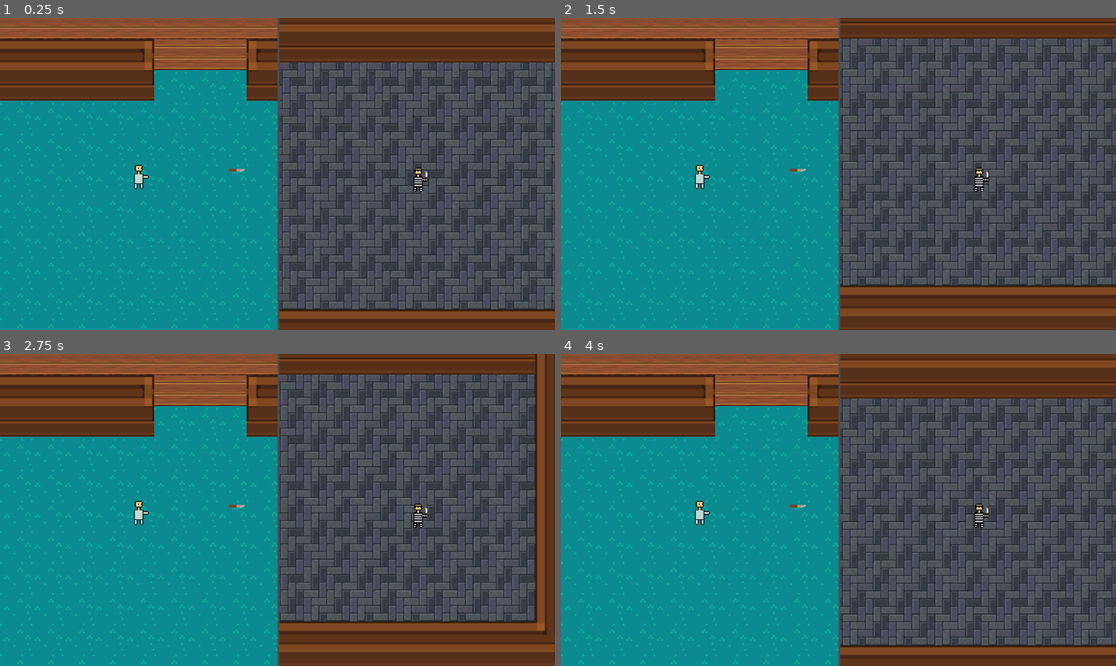
Above: before the commit, frames 1-4 (two rows, left to right).
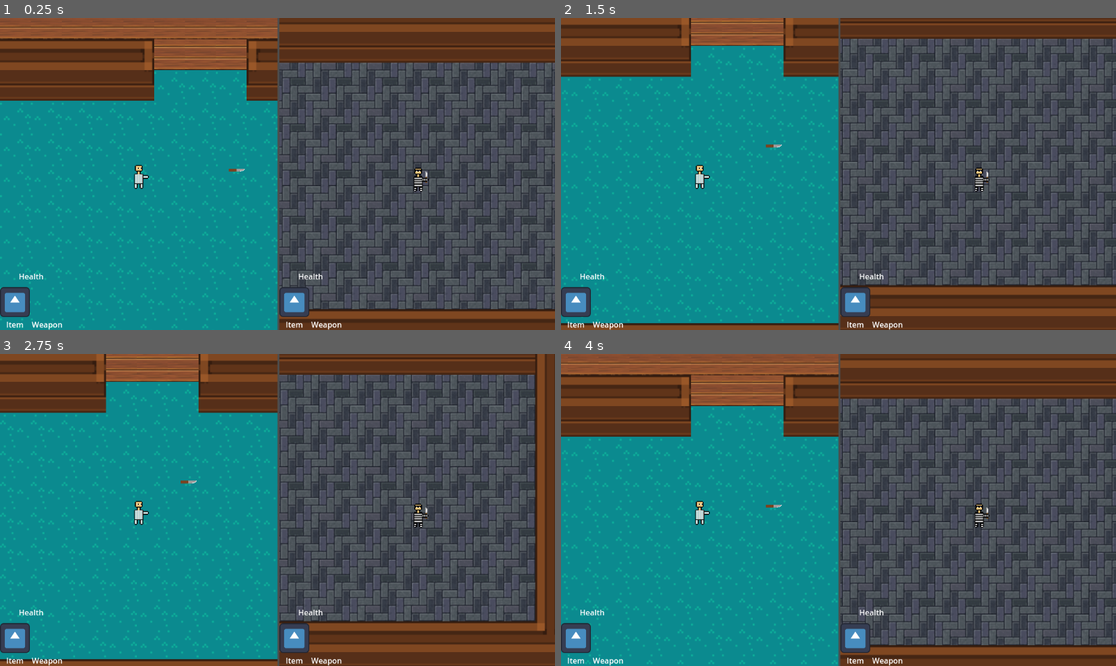
Above: after the commit, the same moments.

Repository: Quillen09/Burgle-Buddies
Game: Godot game, scene res://Scenes/camera control.tscn
The game is run twice, just before and just after one commit, with the same random seed, the same clock (stepped at 60 frames per second) and the same inputs. The engine's default icon, where the game draws it, is replaced by a stand-in: a white triangle on a blue panel in a dark square.
Inputs:
- Up to frame 1 (0.25 s): no input
- Up to frame 2 (1.5 s): tap Enter at 0.5 s; hold Right (burg_right) 0.53-1.28 s; hold E (interact) 0.53-1.28 s; tap Space at 1.25 s; hold Down (burg_down) from 1.28 s (still down); tap E (interact) at 1.35 s
- Up to frame 3 (2.75 s): tap Enter at 2 s; release Down (burg_down) at 2.03 s; hold Right (burg_right) from 2.03 s (still down); hold E (interact) from 2.03 s (still down)
- Up to frame 4 (4 s): tap Space at 2.75 s; release Right (burg_right) at 2.78 s; release E (interact) at 2.78 s; hold Up (burg_up) 2.78-3.53 s; tap E (interact) at 2.85 s; tap Enter at 3.5 s; hold Left (burg_left) from 3.53 s (still down); hold E (interact) from 3.53 s (still down)

The runs differ from the first frame. In frame 1, 1.2% of the frame differs, in the area x 0-62%, y 81-100%; in frame 2, 12%; in frame 3, 13%, in the area x 0-62%, y 0-100%; in frame 4, 5.3%.

Commit message:
Add UI update on knife pickup

Diff:
--- a/BurgleBuddies/Scenes/burglar.tscn
+++ b/BurgleBuddies/Scenes/burglar.tscn
@@ -1,7 +1,7 @@
-[gd_scene load_steps=4 format=3 uid="uid://ynyrm0l786is"]
+[gd_scene load_steps=4 format=3 uid="uid://cyexapy6fdfus"]
 
 [ext_resource type="Script" path="res://Scripts/burglar.gd" id="1_u1y21"]
-[ext_resource type="Texture2D" uid="uid://cxij2kpxb7xx5" path="res://Scenes/1740675768571.png" id="2_ur554"]
+[ext_resource type="Texture2D" uid="uid://cxij2kpxb7xx5" path="res://Assets/1740675768571.png" id="2_ur554"]
 
 [sub_resource type="RectangleShape2D" id="RectangleShape2D_3rbjr"]
 size = Vector2(38, 99)
--- a/BurgleBuddies/Scenes/camera control.tscn
+++ b/BurgleBuddies/Scenes/camera control.tscn
@@ -1,7 +1,8 @@
-[gd_scene load_steps=3 format=3 uid="uid://dd4wy0j0um7q7"]
+[gd_scene load_steps=4 format=3 uid="uid://w3hw52hqmvre"]
 
-[ext_resource type="Script" path="res://Scenes/camera_control.gd" id="1_1ul02"]
+[ext_resource type="Script" path="res://Scripts/camera_control.gd" id="1_1ul02"]
 [ext_resource type="PackedScene" uid="uid://0rtqamf1k7au" path="res://Scenes/main.tscn" id="2_v375j"]
+[ext_resource type="PackedScene" uid="uid://bd1fl2npkt4rd" path="res://Scenes/player_hud.tscn" id="3_r34hy"]
 
 [node name="CameraControl" type="Node"]
 script = ExtResource("1_1ul02")
@@ -26,6 +27,8 @@
 
 [node name="Camera2D" type="Camera2D" parent="HBoxContainer/SubViewportContainer/SubViewport"]
 
+[node name="ResidentHud" parent="HBoxContainer/SubViewportContainer/SubViewport" instance=ExtResource("3_r34hy")]
+
 [node name="SubViewportContainer2" type="SubViewportContainer" parent="HBoxContainer"]
 layout_mode = 2
 
@@ -35,3 +38,5 @@
 render_target_update_mode = 4
 
 [node name="Camera2D" type="Camera2D" parent="HBoxContainer/SubViewportContainer2/SubViewport"]
+
+[node name="BurlgarHud" parent="HBoxContainer/SubViewportContainer2/SubViewport" instance=ExtResource("3_r34hy")]
--- a/BurgleBuddies/Scenes/knife.tscn
+++ b/BurgleBuddies/Scenes/knife.tscn
@@ -1,6 +1,6 @@
 [gd_scene load_steps=6 format=3 uid="uid://bawitcnxmknmx"]
 
-[ext_resource type="Texture2D" uid="uid://bldobpsikgmda" path="res://Scenes/1740679987064.png" id="1_vonna"]
+[ext_resource type="Texture2D" uid="uid://bldobpsikgmda" path="res://Assets/1740679987064.png" id="1_vonna"]
 [ext_resource type="Script" path="res://Scripts/knife.gd" id="1_yhxuv"]
 [ext_resource type="PackedScene" uid="uid://46g7g0whxhye" path="res://Interaction_Components/interactable.tscn" id="2_kpy3b"]
 
--- a/BurgleBuddies/Scenes/main.tscn
+++ b/BurgleBuddies/Scenes/main.tscn
@@ -1,13 +1,13 @@
 [gd_scene load_steps=15 format=4 uid="uid://0rtqamf1k7au"]
 
 [ext_resource type="Texture2D" uid="uid://dswgk0fopp5l3" path="res://Assets/Inside_A2_supplement.png" id="1_7fsum"]
-[ext_resource type="PackedScene" uid="uid://cnk51647w7i0d" path="res://Scenes/resident.tscn" id="2_dbokc"]
+[ext_resource type="PackedScene" uid="uid://q8aoberbh305" path="res://Scenes/player.tscn" id="2_dbokc"]
 [ext_resource type="Texture2D" uid="uid://diru2ie6canrn" path="res://Assets/Walls.png" id="2_pe820"]
 [ext_resource type="Texture2D" uid="uid://bnh570w5cj4y6" path="res://Assets/Floor_1_32x32.png" id="3_o4oay"]
 [ext_resource type="Texture2D" uid="uid://b1wcb8gumhg12" path="res://Assets/Floor_3_32x32.png" id="4_c4vwr"]
 [ext_resource type="Texture2D" uid="uid://dvo03l31wj2bx" path="res://Assets/strokespritesheet20123.png" id="5_y1g2e"]
 [ext_resource type="PackedScene" uid="uid://bawitcnxmknmx" path="res://Scenes/knife.tscn" id="7_1y11f"]
-[ext_resource type="PackedScene" uid="uid://ynyrm0l786is" path="res://Scenes/burglar.tscn" id="8_2um7u"]
+[ext_resource type="PackedScene" uid="uid://cyexapy6fdfus" path="res://Scenes/burglar.tscn" id="8_2um7u"]
 
 [sub_resource type="TileSetAtlasSource" id="TileSetAtlasSource_6vhfd"]
 texture = ExtResource("1_7fsum")
--- a/BurgleBuddies/Scenes/resident.tscn
+++ b/BurgleBuddies/Scenes/player.tscn
@@ -1,13 +1,13 @@
-[gd_scene load_steps=5 format=3 uid="uid://cnk51647w7i0d"]
+[gd_scene load_steps=5 format=3 uid="uid://q8aoberbh305"]
 
-[ext_resource type="Script" path="res://Scripts/resident.gd" id="1_4mejw"]
-[ext_resource type="Texture2D" uid="uid://c2lmjh3lvbehf" path="res://Scenes/1740675762512.png" id="2_8wodu"]
+[ext_resource type="Script" path="res://Scripts/player.gd" id="1_4mejw"]
+[ext_resource type="Texture2D" uid="uid://c2lmjh3lvbehf" path="res://Assets/1740675762512.png" id="2_8wodu"]
 [ext_resource type="PackedScene" uid="uid://bgjqhailffipa" path="res://Interaction_Components/interacting_component.tscn" id="3_452lh"]
 
 [sub_resource type="RectangleShape2D" id="RectangleShape2D_f0bsv"]
 size = Vector2(38, 99)
 
-[node name="Resident" type="CharacterBody2D"]
+[node name="Player" type="CharacterBody2D"]
 position = Vector2(0, -31)
 scale = Vector2(0.5, 0.5)
 script = ExtResource("1_4mejw")
--- /dev/null
+++ b/BurgleBuddies/Scenes/player_hud.tscn
@@ -0,0 +1,93 @@
+[gd_scene load_steps=3 format=3 uid="uid://bd1fl2npkt4rd"]
+
+[ext_resource type="Texture2D" uid="uid://bdm6rjgog5di3" path="res://icon.svg" id="1_ig3br"]
+
+[sub_resource type="GDScript" id="GDScript_1qg5y"]
+script/source = "extends Node
+
+
+# Called when the node enters the scene tree for the first time.
+func _ready() -> void:
+	pass # Replace with function body.
+
+
+# Called every frame. 'delta' is the elapsed time since the previous frame.
+func _process(_delta: float) -> void:
+	pass
+
+func onWeaponPickUp():
+	print(\"hud display\")
+"
+
+[node name="PlayerHud" type="CanvasLayer"]
+script = SubResource("GDScript_1qg5y")
+
+[node name="HudControl" type="Control" parent="."]
+unique_name_in_owner = true
+clip_contents = true
+layout_mode = 3
+anchors_preset = 15
+anchor_right = 1.0
+anchor_bottom = 1.0
+grow_horizontal = 2
+grow_vertical = 2
+metadata/_edit_use_anchors_ = true
+
+[node name="Sprite2D" type="Sprite2D" parent="HudControl"]
+
+[node name="VBoxContainer" type="VBoxContainer" parent="HudControl"]
+layout_mode = 1
+anchors_preset = 2
+anchor_top = 1.0
+anchor_bottom = 1.0
+offset_top = -130.0
+offset_right = 130.0
+grow_vertical = 0
+
+[node name="Health" type="Label" parent="HudControl/VBoxContainer"]
+layout_mode = 2
+size_flags_vertical = 6
+text = "Health
+"
+horizontal_alignment = 1
+
+[node name="InventoryContainer" type="HBoxContainer" parent="HudControl/VBoxContainer"]
+layout_mode = 2
+size_flags_vertical = 3
+
+[node name="ItemContainer" type="VBoxContainer" parent="HudControl/VBoxContainer/InventoryContainer"]
+layout_mode = 2
+size_flags_horizontal = 3
+
+[node name="MarginContainer" type="MarginContainer" parent="HudControl/VBoxContainer/InventoryContainer/ItemContainer"]
+layout_mode = 2
+size_flags_vertical = 3
+
+[node name="Item" type="TextureRect" parent="HudControl/VBoxContainer/InventoryContainer/ItemContainer/MarginContainer"]
+layout_mode = 2
+size_flags_vertical = 3
+texture = ExtResource("1_ig3br")
+expand_mode = 5
+
+[node name="ItemName" type="Label" parent="HudControl/VBoxContainer/InventoryContainer/ItemContainer"]
+layout_mode = 2
+text = "Item"
+horizontal_alignment = 1
+
+[node name="WeaponContainer" type="VBoxContainer" parent="HudControl/VBoxContainer/InventoryContainer"]
+layout_mode = 2
+size_flags_horizontal = 3
+
+[node name="MarginContainer" type="MarginContainer" parent="HudControl/VBoxContainer/InventoryContainer/WeaponContainer"]
+layout_mode = 2
+size_flags_vertical = 3
+
+[node name="Weapon" type="TextureRect" parent="HudControl/VBoxContainer/InventoryContainer/WeaponContainer/MarginContainer" groups=["HudIcons"]]
+layout_mode = 2
+expand_mode = 5
+stretch_mode = 5
+
+[node name="WeaponName" type="Label" parent="HudControl/VBoxContainer/InventoryContainer/WeaponContainer"]
+layout_mode = 2
+text = "Weapon"
+horizontal_alignment = 1
--- a/BurgleBuddies/Scripts/burglar.gd
+++ b/BurgleBuddies/Scripts/burglar.gd
@@ -2,6 +2,8 @@
 
 @export var speed = 400
 @export var move_distance := 50
+@onready var itemHeld = "";
+@onready var weaponHeld = "Knife";
 
 var direction : Vector2 = Vector2()
 
--- a/BurgleBuddies/Scenes/camera_control.gd
+++ b/BurgleBuddies/Scripts/camera_control.gd
@@ -1,4 +1,7 @@
 extends Node
+
+@onready var items = []
+@onready var resident_hud: CanvasLayer = $HBoxContainer/SubViewportContainer/SubViewport/ResidentHud
 
 @onready var players := {
 	"1": {
@@ -21,3 +24,15 @@
 		var remote_transform := RemoteTransform2D.new()
 		remote_transform.remote_path = node.camera.get_path()
 		node.player.add_child(remote_transform)
+
+
+func get_Weapon():
+	#append item to array
+	items.append("knife")
+	#update UI
+	var weaponIcon = resident_hud.find_child("Weapon")
+	var weaponName = resident_hud.find_child("WeaponName")
+	weaponIcon.texture = load("res://Assets/1740679987064.png")
+	weaponName.text = "Knife"
+	#hud_control.onItemPickUp
+	print(items)
--- a/BurgleBuddies/Scripts/knife.gd
+++ b/BurgleBuddies/Scripts/knife.gd
@@ -2,10 +2,15 @@
 
 @onready var interactable: Area2D = $Interactable
 @onready var sprite_2d: Sprite2D = $Sprite2D
+
 signal picked_up
 
 func _ready() -> void:
 	interactable.interact = _on_interact
+	#get game controller
+	var gameController = get_node("/root/CameraControl")
+		#subscribe game controller to this item signal
+	picked_up.connect(gameController.get_Weapon)
 
 func _on_interact():
 	interactable.is_interactable = false
--- /dev/null
+++ b/BurgleBuddies/Scripts/main.gd
@@ -0,0 +1,11 @@
+extends Node2D
+
+
+# Called when the node enters the scene tree for the first time.
+func _ready() -> void:
+	$"//"
+
+
+# Called every frame. 'delta' is the elapsed time since the previous frame.
+func _process(delta: float) -> void:
+	pass
--- /dev/null
+++ b/BurgleBuddies/Scripts/player.gd
@@ -0,0 +1,32 @@
+extends CharacterBody2D
+
+@export var speed = 400
+@export var move_distance := 50
+
+var direction : Vector2 = Vector2()
+#var charVelocity : Vector2 = Vector2()
+
+#func read_input():
+	#var input_direction = Input.get_vector("left", "right", "up", "down")
+	#velocity = input_direction * speed
+
+func _physics_process(_delta):
+	#read_input()
+
+	if Input.is_action_just_pressed("right"):
+		position.x += move_distance
+	if Input.is_action_just_pressed("left"):
+		position.x -= move_distance
+	if Input.is_action_just_pressed("up"):
+		position.y -= move_distance
+	if Input.is_action_just_pressed("down"):
+		position.y += move_distance
+
+	position.x = clamp(position.x, -430, 2414)
+	position.y = clamp(position.y, -1098, 266)
+
+	move_and_slide()
+
+enum States {EMPTY, KNIFE}
+
+var state: States = States.EMPTY
--- a/BurgleBuddies/project.godot
+++ b/BurgleBuddies/project.godot
@@ -15,8 +15,41 @@
 config/features=PackedStringArray("4.3", "Forward Plus")
 config/icon="res://icon.svg"
 
+[global_group]
+
+HudIcons=""
+
 [input]
 
+up={
+"deadzone": 0.5,
+"events": [Object(InputEventKey,"resource_local_to_scene":false,"resource_name":"","device":0,"window_id":0,"alt_pressed":false,"shift_pressed":false,"ctrl_pressed":false,"meta_pressed":false,"pressed":false,"keycode":0,"physical_keycode":87,"key_label":0,"unicode":0,"location":0,"echo":false,"script":null)
+, Object(InputEventKey,"resource_local_to_scene":false,"resource_name":"","device":-1,"window_id":0,"alt_pressed":false,"shift_pressed":false,"ctrl_pressed":false,"meta_pressed":false,"pressed":false,"keycode":0,"physical_keycode":4194320,"key_label":0,"unicode":0,"location":0,"echo":false,"script":null)
+]
+}
+down={
+"deadzone": 0.5,
+"events": [Object(InputEventKey,"resource_local_to_scene":false,"resource_name":"","device":-1,"window_id":0,"alt_pressed":false,"shift_pressed":false,"ctrl_pressed":false,"meta_pressed":false,"pressed":false,"keycode":0,"physical_keycode":83,"key_label":0,"unicode":115,"location":0,"echo":false,"script":null)
+, Object(InputEventKey,"resource_local_to_scene":false,"resource_name":"","device":-1,"window_id":0,"alt_pressed":false,"shift_pressed":false,"ctrl_pressed":false,"meta_pressed":false,"pressed":false,"keycode":0,"physical_keycode":4194322,"key_label":0,"unicode":0,"location":0,"echo":false,"script":null)
+]
+}
+left={
+"deadzone": 0.5,
+"events": [Object(InputEventKey,"resource_local_to_scene":false,"resource_name":"","device":-1,"window_id":0,"alt_pressed":false,"shift_pressed":false,"ctrl_pressed":false,"meta_pressed":false,"pressed":false,"keycode":0,"physical_keycode":65,"key_label":0,"unicode":97,"location":0,"echo":false,"script":null)
+, Object(InputEventKey,"resource_local_to_scene":false,"resource_name":"","device":-1,"window_id":0,"alt_pressed":false,"shift_pressed":false,"ctrl_pressed":false,"meta_pressed":false,"pressed":false,"keycode":0,"physical_keycode":4194319,"key_label":0,"unicode":0,"location":0,"echo":false,"script":null)
+]
+}
+right={
+"deadzone": 0.5,
+"events": [Object(InputEventKey,"resource_local_to_scene":false,"resource_name":"","device":-1,"window_id":0,"alt_pressed":false,"shift_pressed":false,"ctrl_pressed":false,"meta_pressed":false,"pressed":false,"keycode":0,"physical_keycode":68,"key_label":0,"unicode":100,"location":0,"echo":false,"script":null)
+, Object(InputEventKey,"resource_local_to_scene":false,"resource_name":"","device":-1,"window_id":0,"alt_pressed":false,"shift_pressed":false,"ctrl_pressed":false,"meta_pressed":false,"pressed":false,"keycode":0,"physical_keycode":4194321,"key_label":0,"unicode":0,"location":0,"echo":false,"script":null)
+]
+}
+interact={
+"deadzone": 0.5,
+"events": [Object(InputEventKey,"resource_local_to_scene":false,"resource_name":"","device":-1,"window_id":0,"alt_pressed":false,"shift_pressed":false,"ctrl_pressed":false,"meta_pressed":false,"pressed":false,"keycode":0,"physical_keycode":69,"key_label":0,"unicode":101,"location":0,"echo":false,"script":null)
+]
+}
 res_up={
 "deadzone": 0.5,
 "events": [Object(InputEventKey,"resource_local_to_scene":false,"resource_name":"","device":0,"window_id":0,"alt_presse …(189 unchanged characters)…
@@ -35,11 +68,6 @@
 res_right={
 "deadzone": 0.5,
 "events": [Object(InputEventKey,"resource_local_to_scene":false,"resource_name":"","device":-1,"window_id":0,"alt_press …(192 unchanged characters)…
-]
-}
-interact={
-"deadzone": 0.5,
-"events": [Object(InputEventKey,"resource_local_to_scene":false,"resource_name":"","device":-1,"window_id":0,"alt_pressed":false,"shift_pressed":false,"ctrl_pressed":false,"meta_pressed":false,"pressed":false,"keycode":0,"physical_keycode":69,"key_label":0,"unicode":101,"location":0,"echo":false,"script":null)
 ]
 }
 burg_up={
Renamed: BurgleBuddies/Scenes/1740675762512.png -> BurgleBuddies/Assets/1740675762512.png
Not shown, changed: BurgleBuddies/Assets/1740675762512.png.import
Renamed: BurgleBuddies/Scenes/1740675768571.png -> BurgleBuddies/Assets/1740675768571.png
Not shown, changed: BurgleBuddies/Assets/1740675768571.png.import
Renamed: BurgleBuddies/Scenes/1740679987064.png -> BurgleBuddies/Assets/1740679987064.png
Not shown, changed: BurgleBuddies/Assets/1740679987064.png.import
